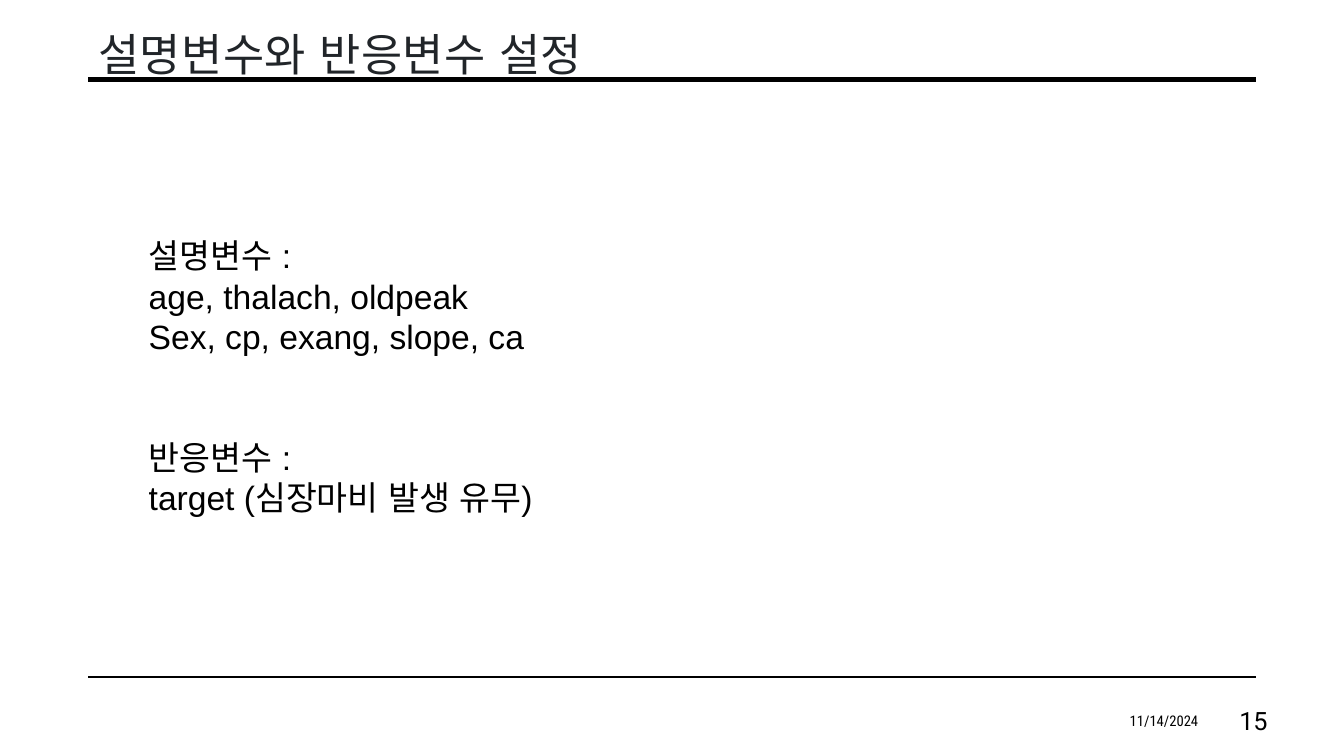
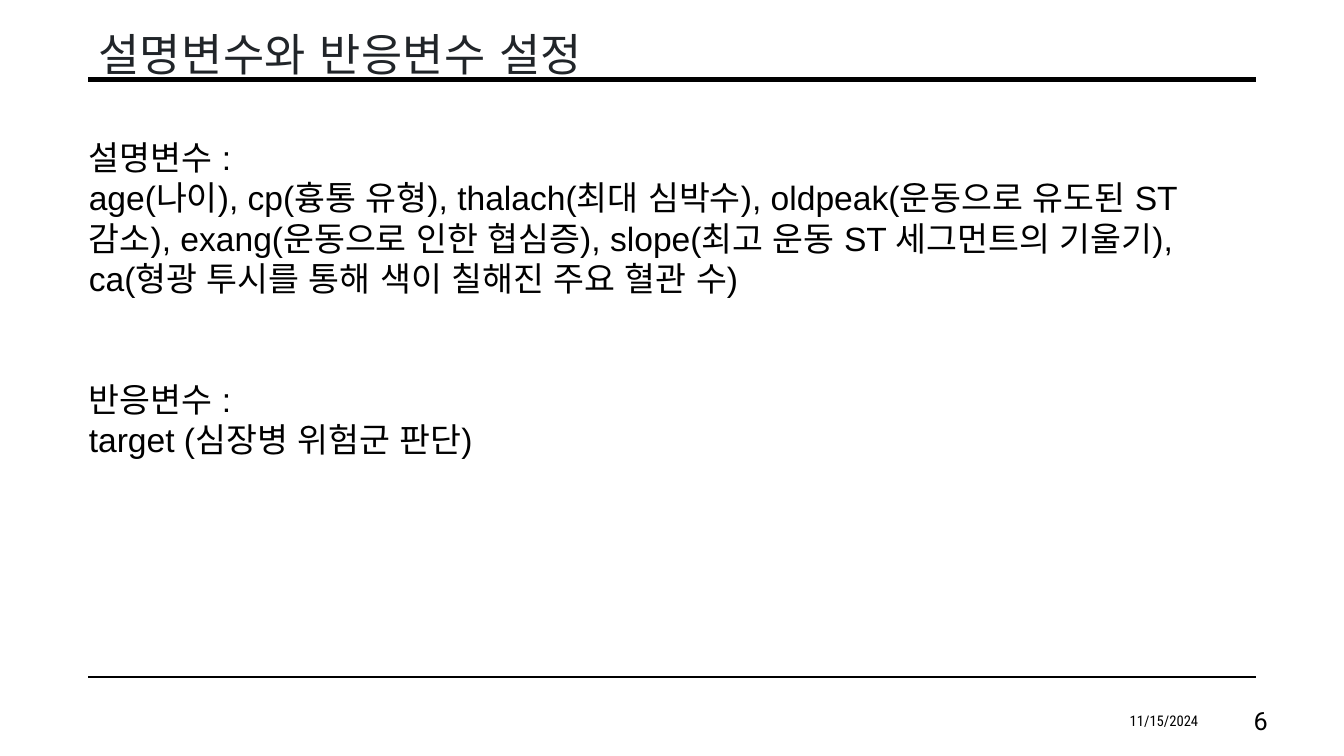
Before and after one commit to pillwood/Heart-Disease-Prediction, a slide deck: slide 6 of 201조 데이터 전처리.pptx (slide 15 before the commit). Drawn at 1344x756 pixels with LibreOffice and Linux fonts; fonts in the diff are those of the drawing. Boxes give left, top, right and bottom in pixels: in the first picture for what was removed or moved away, otherwise in the second. Text is boxed around its words. In the diff, an @@ line names an element or a change of style, - is before the commit and + after.

```diff
--- a/201조 데이터 전처리.pptx
+++ b/201조 데이터 전처리.pptx
@@ text "설명변수 :": place and size @@
-text "설명변수 :" at [149, 240, 532, 517]
+text "설명변수 :" at [89, 142, 1178, 459]
@@ text at [89, 182, 1178, 298]: text changed @@
-age, thalach, oldpeak
-Sex, cp, exang, slope, ca
+age(나이), cp(흉통 유형), thalach(최대 심박수), oldpeak(운동으로 유도된 ST 감소), exang(운동으로 인한 협심증), slope(최고 운동 ST 세그먼트의 기울기), ca(형광 투시를 통해 색이 칠해진 주요 혈관 수)
@@ text at [89, 424, 473, 459]: text changed @@
-target (심장마비 발생 유무)
+target (심장병 위험군 판단)
@@ text at [1130, 715, 1199, 727]: text changed @@
-11/14/2024
+11/15/2024
@@ page number at [1254, 712, 1268, 731]: text changed @@
-15
+6
```
Also in this commit, not shown: 9 other slides changed, 6 slides removed.
